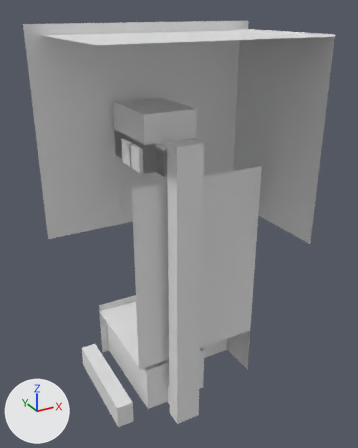
The Blender file Assets/Models/Lab/LabBiggerMaster.blend as it was, and as the next commit left it.
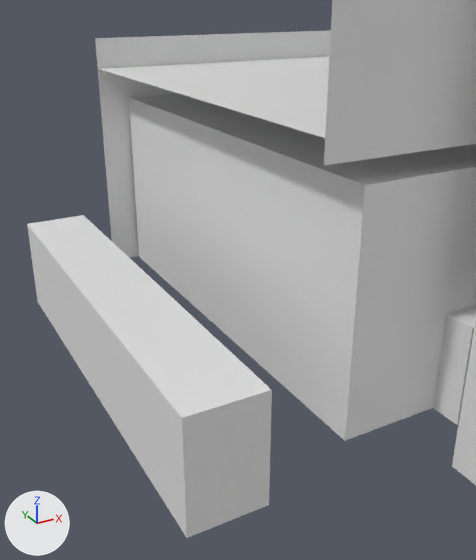
Each version appears first whole from a 50 mm lens placed at (-23.4, -49.1, 15.6), pointed at (2.4, -2.4, -7.7), and next in a close-up from a 50 mm lens placed at (-12.1, -15.7, -20.6), pointed at (-3.8, -0.6, -28.1). The lights are fixed; the arrows at lower left show +X, +Y and +Z.

The older version as bpy lines, for what is in view:
```python
me_cube = bpy.data.meshes.new('Cube')
me_cube.from_pydata(...)  # a box spanning x -1.0..1.0, y -1.0..12.0, z 0.0..3.0
me_lightblocker_002 = bpy.data.meshes.new('LightBlocker.002')
me_lightblocker_002.from_pydata([(-5.0, -6.0, -23.5), (11.1, -6.0, -1.0), (-5.0, -6.0, -1.0), (11.1, -6.0, -23.5)], [], [(3, 0, 2, 1)])
me_lightblocker_002.polygons.foreach_set('use_smooth', [True] * 1)
me_lightblocker_005 = bpy.data.meshes.new('LightBlocker.005')
me_lightblocker_005.from_pydata(...)  # 17 vertices, 14 faces; spans x -5.0..11.9, y 7.1, z -30.0..-22.0
me_lightblocker_005.polygons.foreach_set('use_smooth', [True] * 14)
ob_cube = bpy.data.objects.new('Cube', me_cube)
ob_cube.location = (-7.0, -5.0, -31.0)
ob_lightblocker_002 = bpy.data.objects.new('LightBlocker.002', me_lightblocker_002)
ob_lightblocker_002.location = (0.0, 0.0, 0.0)
ob_lightblocker_005 = bpy.data.objects.new('LightBlocker.005', me_lightblocker_005)
ob_lightblocker_005.location = (0.0, 0.0, 0.0)
# also in view: 'LightBlocker.006' at (3.1, 0.5, -23.0); 'LabElevatorShaft' at (0.0, -8.0, -13.8); 'TutorialRoom' at (0.0, 0.0, -27.0)
```
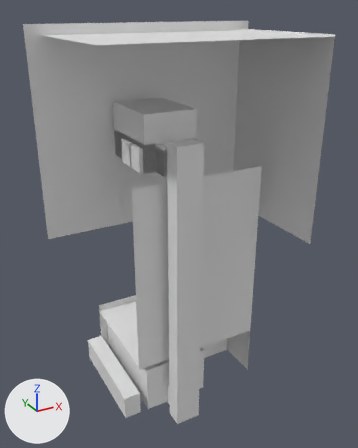
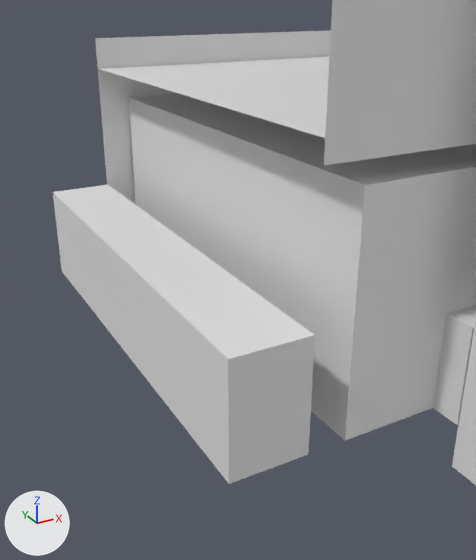
Boxes [x1, y1, x2, y2] around the edits, measured in the close-ups (476 x 560 px):
'Cube', moved
    before: [27, 215, 272, 538]
    after: [53, 185, 315, 484]

Edits to the bpy script that builds the scene:
```text
Change ob_cube:
    ob_cube.location: (-7.0, -5.0, -31.0) -> (-6.0, -5.0, -30.0)
```
